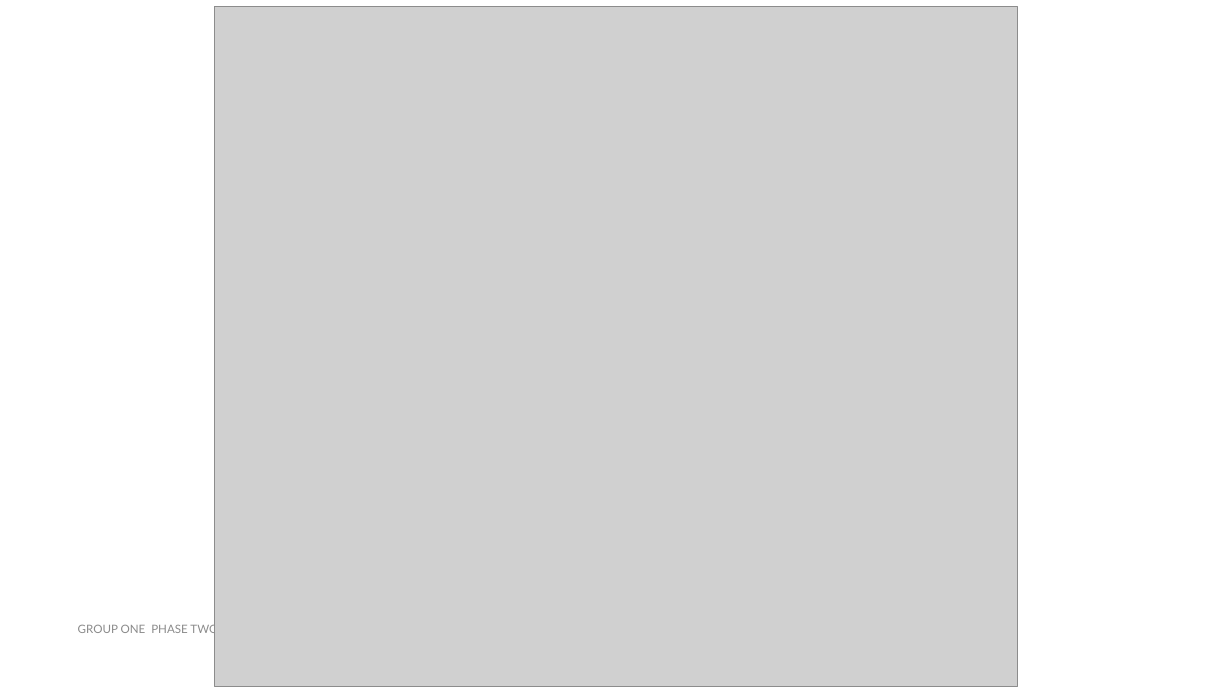
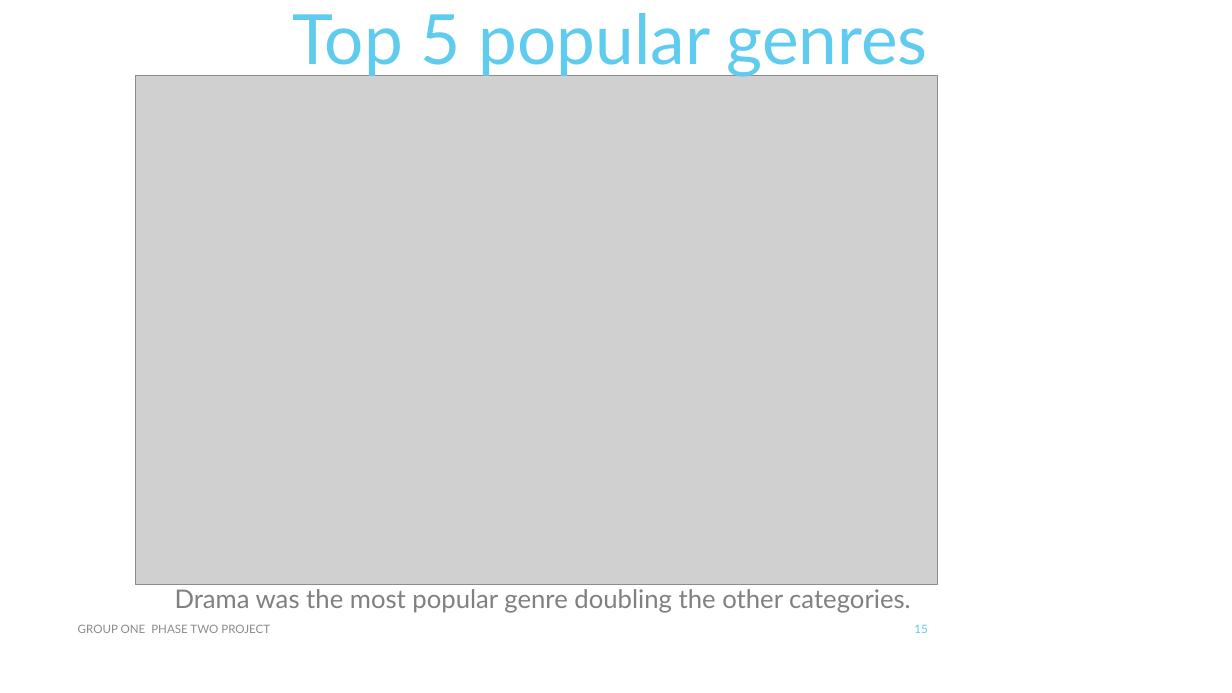
Before and after one commit to Sego-Mich/group_one_phase_two_project, a slide deck: slide 15 of PHASE TWO NON _TECH.pptx (slide 14 before the commit). Drawn at 1232x693 pixels with LibreOffice and Linux fonts; fonts in the diff are those of the drawing; grey boxes stand for pictures. Boxes give left, top, right and bottom in pixels: in the first picture for what was removed or moved away, otherwise in the second. Text is boxed around its words. In the diff, an @@ line names an element or a change of style, - is before the commit and + after.

```diff
--- a/PHASE TWO NON _TECH.pptx
+++ b/PHASE TWO NON _TECH.pptx
@@ title added at box(293, 13, 928, 77), 54 pt, text #5FCBEF @@
+Top 5 popular genres
@@ picture: place and size @@
-picture at box(214, 6, 1018, 686)
+picture at box(136, 76, 937, 585)
@@ subtitle added at box(175, 589, 911, 613), 20 pt, text #808080 @@
+Drama was the most popular genre doubling the other categories.
@@ page number added at box(914, 624, 927, 633), 9 pt, text #5FCBEF @@
+15
```
Also in this commit, not shown: 22 other slides changed, 7 slides added, 4 slides removed, 1 other file.
